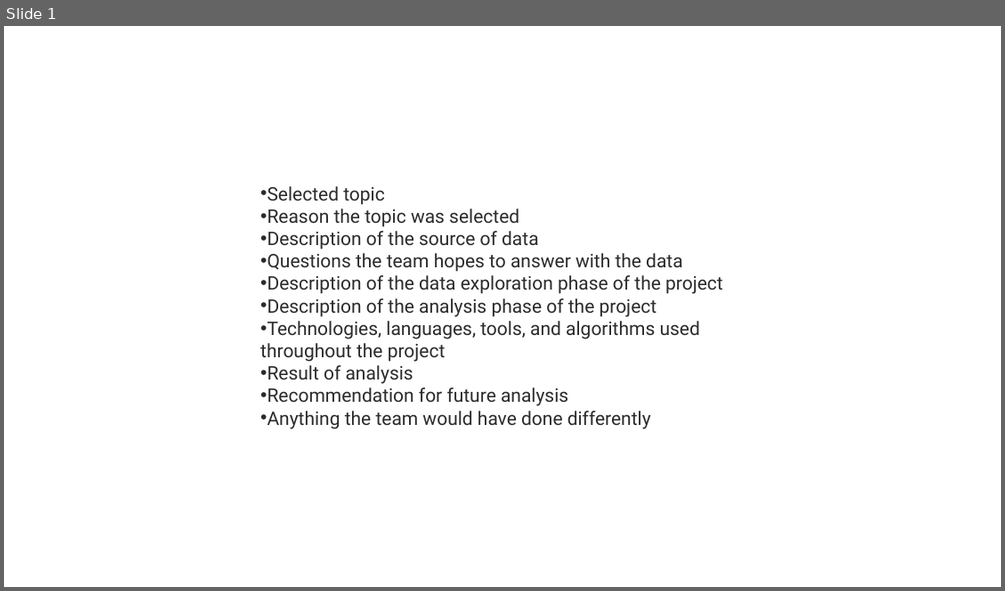
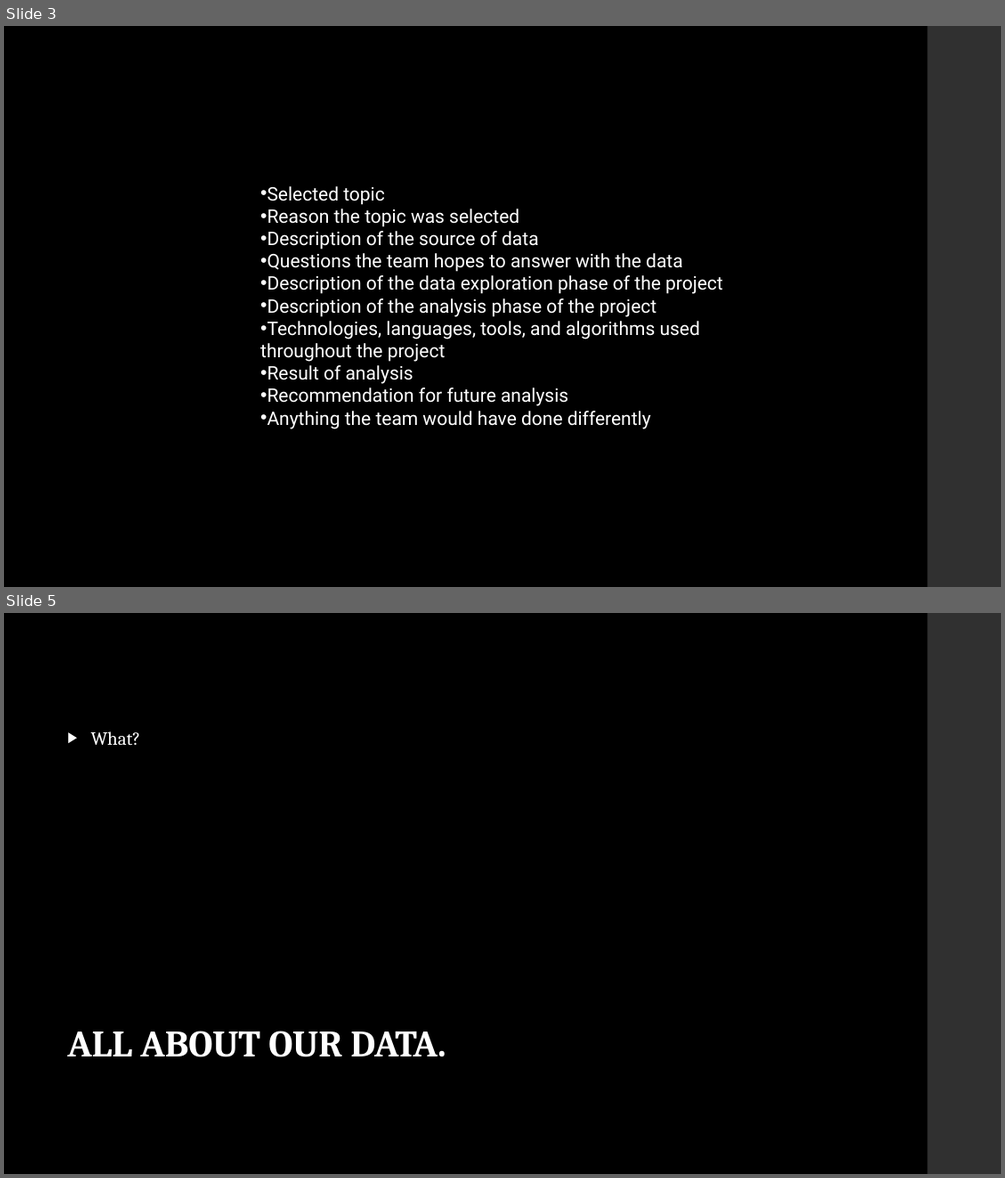
Before and after one commit to teachjanderson/titanic_panic, a slide deck: titanic_panic.pptx. Shown one above the other, each under a label of ours: slide 1 before the commit, slides 3 and 5 after it; the slides between them are not shown. The pictures are 1005x591 and 1005x1178 pixels, drawn with LibreOffice and Linux fonts; fonts in the diff are those of the drawing; background and template pictures are left out. Boxes give left, top, right and bottom in pixels: in the first picture for what was removed or moved away, otherwise in the second. Text is boxed around its words. In the diff, an @@ line names an element or a change of style, - is before the commit and + after.

```diff
--- a/titanic_panic.pptx
+++ b/titanic_panic.pptx
@@ slide 5 added at [4, 613, 1001, 1174], background picture (left out); not listed: 1 template element that a slide beside it also shows @@
@@ text added at [91, 731, 141, 746], 18 pt, text #FFFFFF @@
+▶ What?
@@ text added at [67, 1030, 445, 1057], 36 pt, text #FFFFFF, bold @@
+ALL ABOUT OUR DATA.
@@ what was slide 1 is now slide 3 @@
@@ slide 3 changed as well @@
@@ background #FFFFFF to #000000 @@
@@ rectangle added at [928, 26, 1001, 587], fill #303030 @@
@@ text "Selected topic" at [260, 186, 723, 429]: text colour #2B2B2B to #FFFFFF @@
```
Also in this commit, not shown: 2 other slides changed, 5 other slides added, 1 other file.
